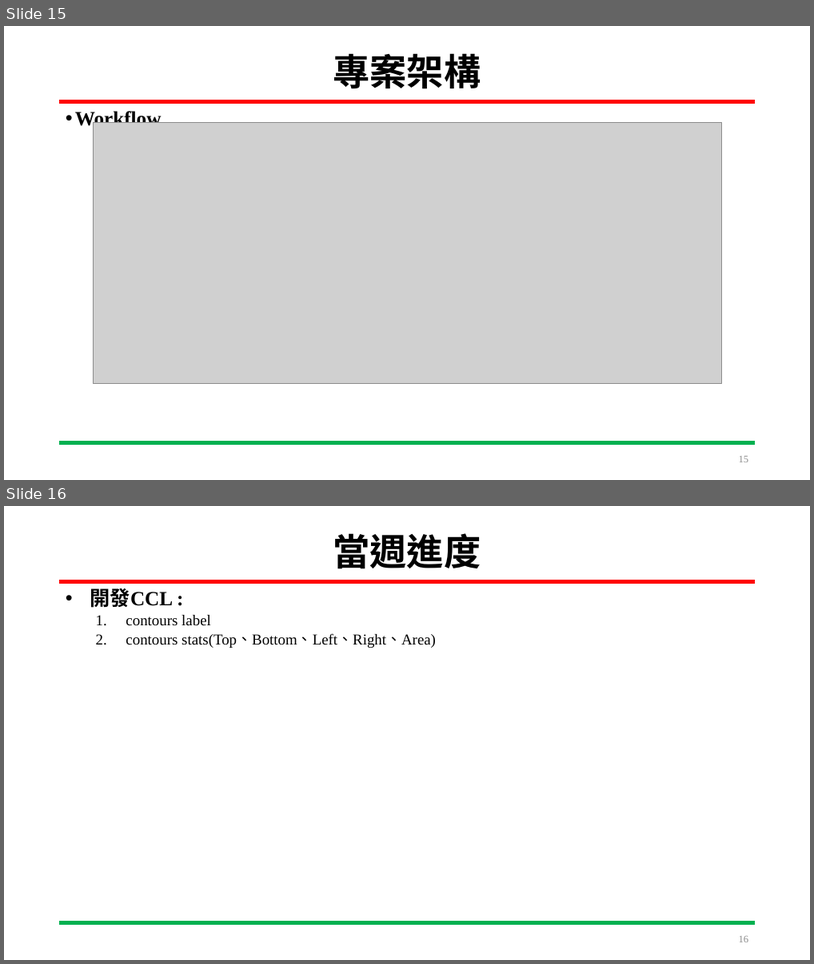
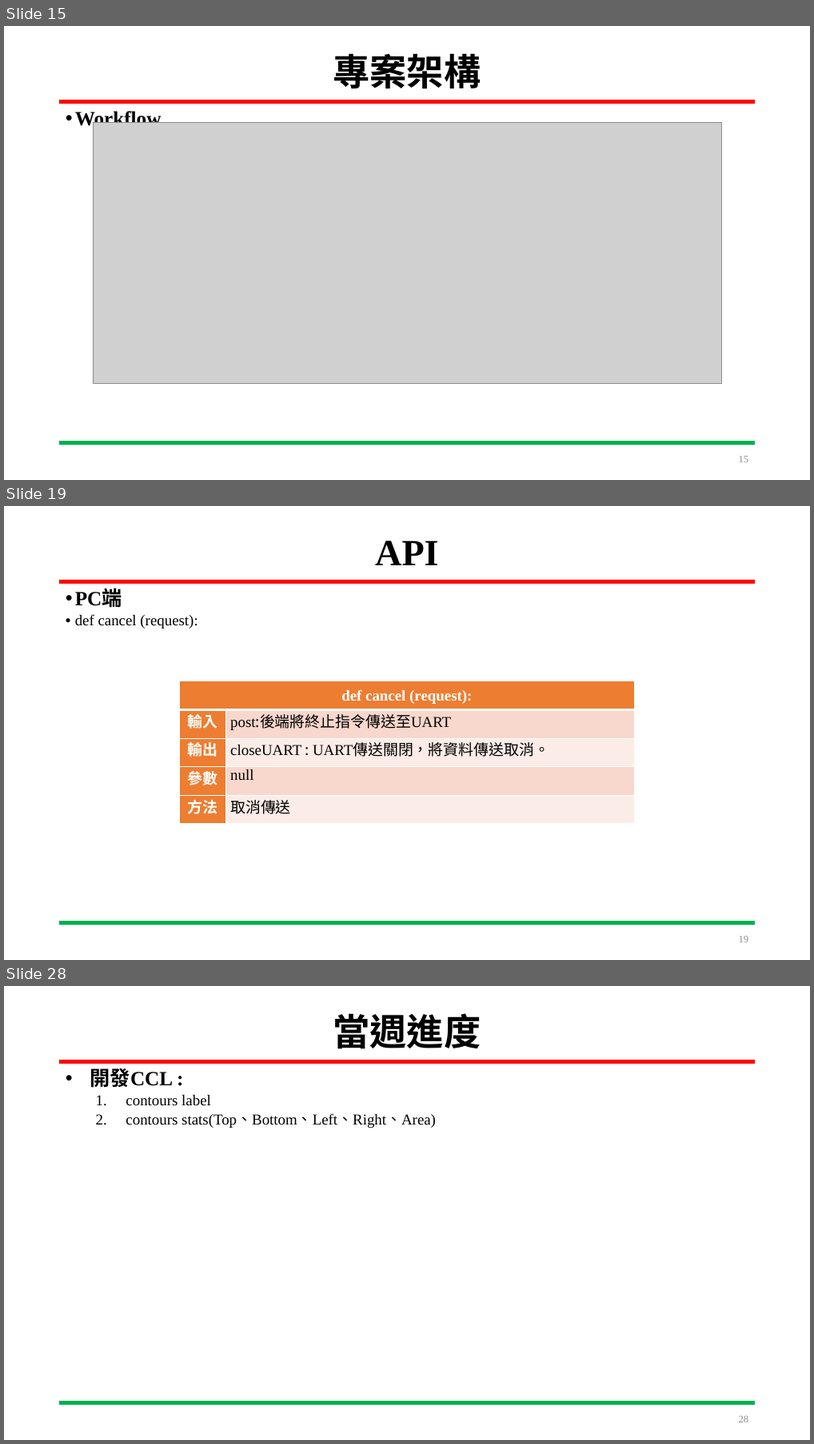
Before and after one commit to HOURFA/SoC_course, a slide deck: final_project/N03-DevelopmentLog/SoC_Final_project.pptx. Shown one above the other, each under a label of ours: slides 15 and 16 before the commit, slides 15, 19 and 28 after it; the slides between them are not shown. The pictures are 814x964 and 814x1444 pixels, drawn with LibreOffice and Linux fonts; fonts in the diff are those of the drawing; grey boxes stand for pictures. Boxes give left, top, right and bottom in pixels: in the first picture for what was removed or moved away, otherwise in the second. Text is boxed around its words. In the diff, an @@ line names an element or a change of style, - is before the commit and + after.

```diff
--- a/final_project/N03-DevelopmentLog/SoC_Final_project.pptx
+++ b/final_project/N03-DevelopmentLog/SoC_Final_project.pptx
@@ slide 19 added at <box>4,506,810,960</box>, background #FFFFFF; not listed: 2 template elements that a slide beside it also shows @@
@@ title added at <box>375,540,439,565</box>, 44 pt, text #000000, bold @@
+API
@@ text added at <box>75,589,198,628</box>, 18 pt, text #000000 @@
+• PC端
+• def cancel (request):
@@ table added at <box>179,681,635,824</box>, 5 rows, 2 columns @@
+def cancel (request): | 
+輸入 | post:後端將終止指令傳送至UART
+輸出 | closeUART : UART傳送關閉，將資料傳送取消。
+參數 | null
+方法 | 取消傳送
@@ page number added at <box>739,936,750,942</box>, 12 pt, text #8C8C8C @@
+19
@@ what was slide 16 is now slide 28 @@
@@ page number at <box>739,1416,750,1422</box>: text changed @@
-16
+28
```
Also in this commit, not shown: 7 slides changed, 12 other slides added.
